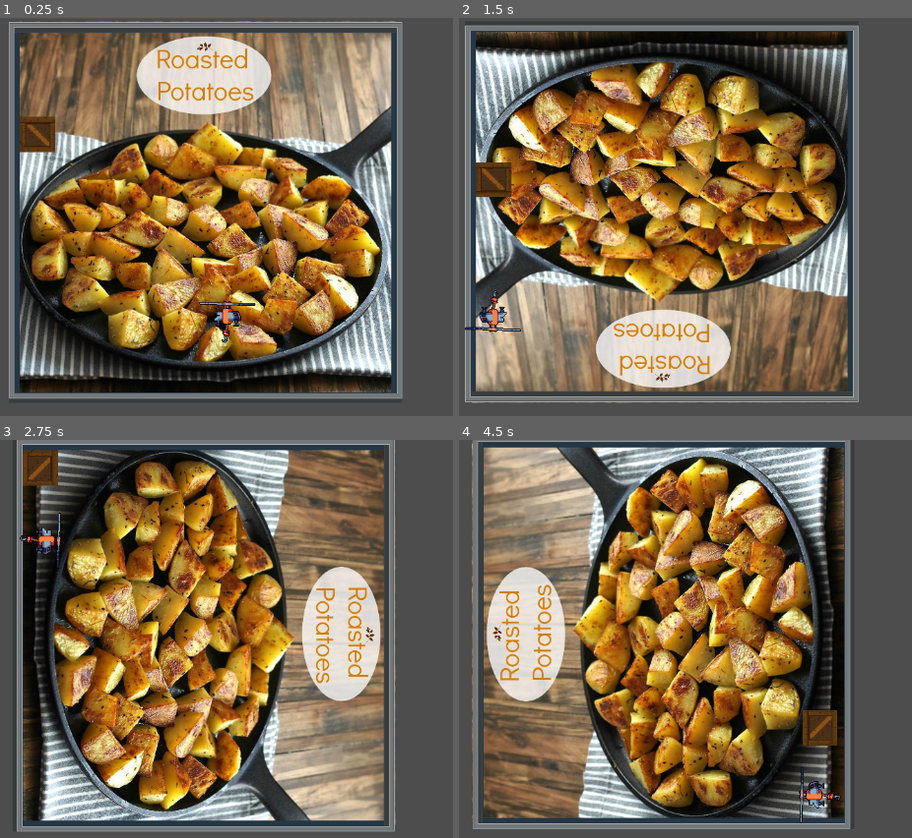
Above: before the commit, frames 1-4 (two rows, left to right).
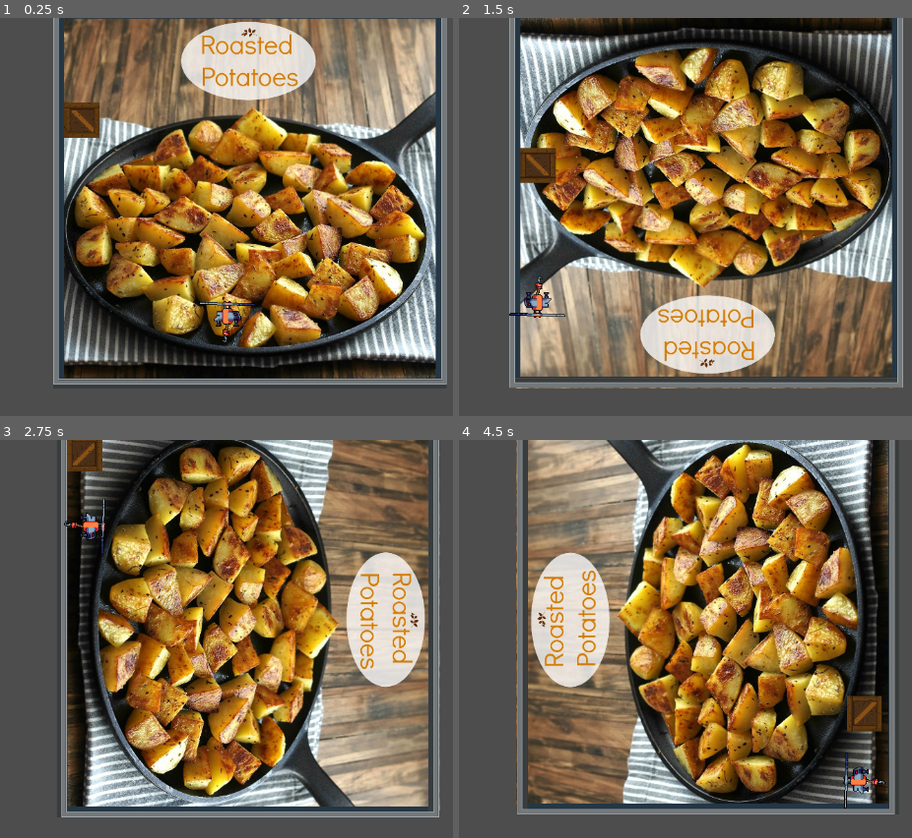
Above: after the commit, the same moments.

Repository: Luna264/gravitygame
Game: Godot game, scene res://node_2d.tscn
Two runs of this game, one before a commit and one after it. Both use one fixed random seed, a clock stepped at 60 frames per second and the inputs below.
Inputs:
- Up to frame 1 (0.25 s): no input
- Up to frame 2 (1.5 s): tap Enter at 0.5 s; hold D (gravRight) 0.53-1.28 s; tap Alt at 0.6 s; hold S (gravDown) from 1.28 s (still down); tap Shift at 1.35 s
- Up to frame 3 (2.75 s): release S (gravDown) at 2.03 s; hold D (gravRight) from 2.03 s (still down); tap Alt at 2.1 s
- Up to frame 4 (4.5 s): tap Space at 2.75 s; release D (gravRight) at 2.78 s; hold W (gravUp) 2.78-3.53 s; tap Shift at 2.85, 4.35 s; hold A (gravLeft) from 3.53 s (still down); tap Alt at 3.6 s

The runs differ from the first frame. In frame 1, 79% of the frame differs, in the area x 1-99%, y 0-96%; in frame 2, 79%; in frame 3, 81%, in the area x 3-98%, y 0-99%; in frame 4, 81%.

Commit message:
commit to fix stuff

Diff:
--- a/Game/gravitygame/node_2d.tscn
+++ b/Game/gravitygame/node_2d.tscn
@@ -1921,4 +1921,4 @@
 position = Vector2(346, 72)
 
 [node name="drone test" parent="." instance=ExtResource("5_kdubu")]
-position = Vector2(622, 350)
+position = Vector2(557, 371)
Not shown: 1 places in Game/gravitygame/node_2d.tscn that only renumber resources
